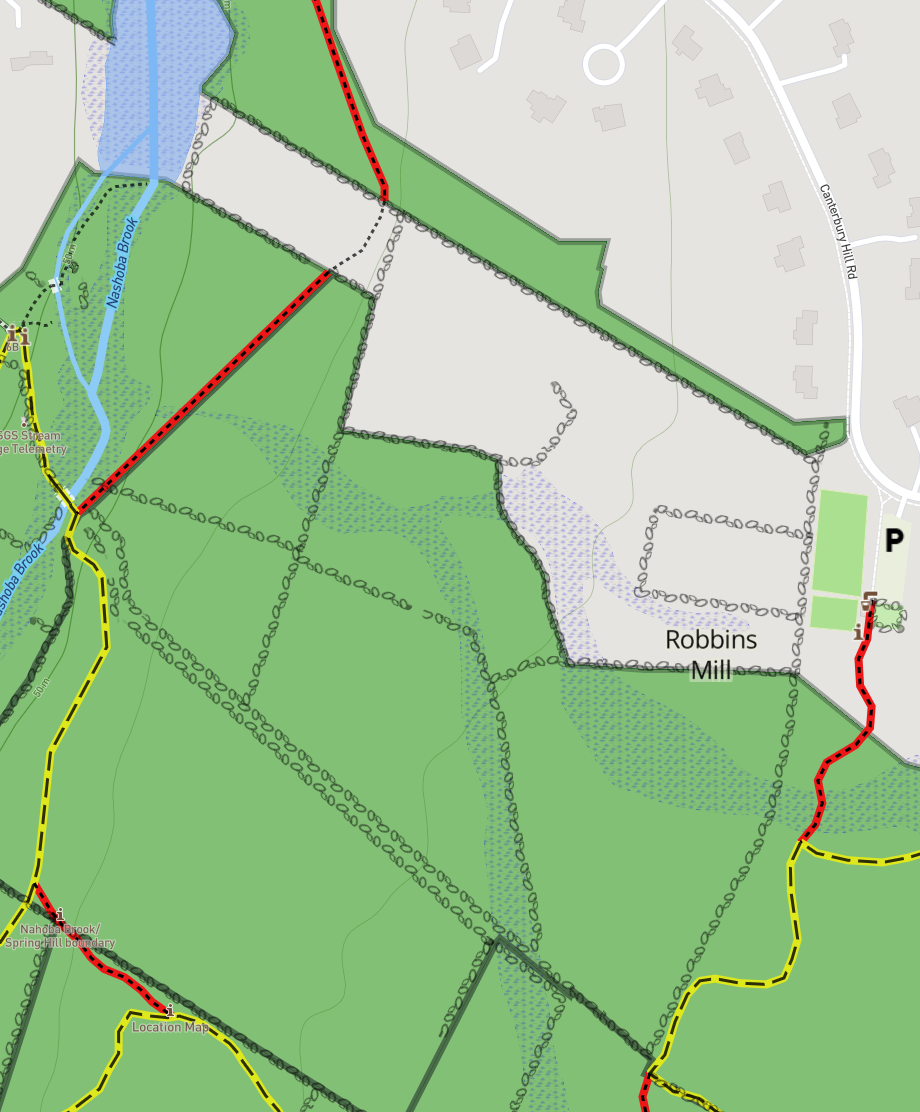
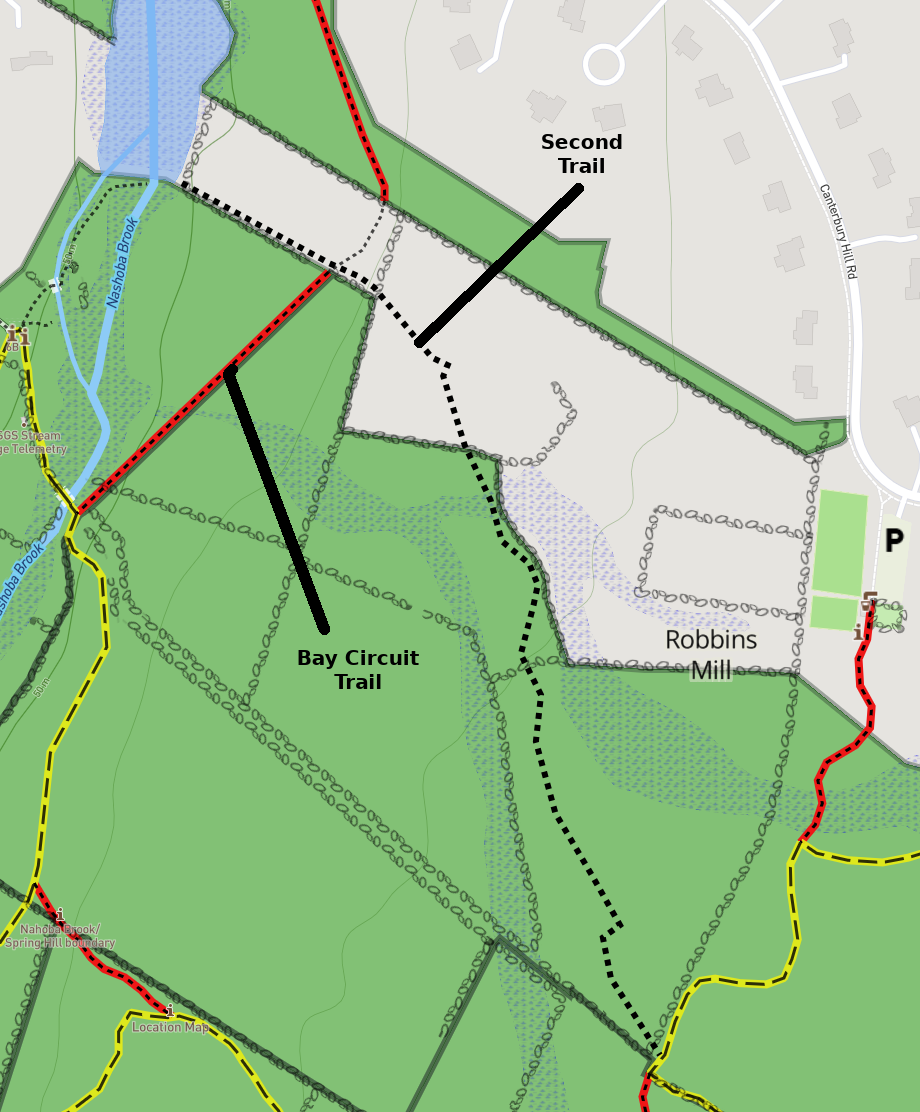
Comparing the layer stacks of the two w=920, h=1112 images. Changes:
added layer "Bay Circuit ..." above "Post Pointer #2" over [298, 650, 419, 689]
added layer "Post Pointer #2" above "Second ..." over [223, 364, 330, 635]
added layer "Second ..." above "Post Pointer #1" over [542, 134, 622, 173]
added layer "Post Pointer #1" above "Post Pointer" over [414, 183, 584, 348]
added layer "Post Pointer" above "scout-trust-land.png" over [180, 180, 663, 1057]
